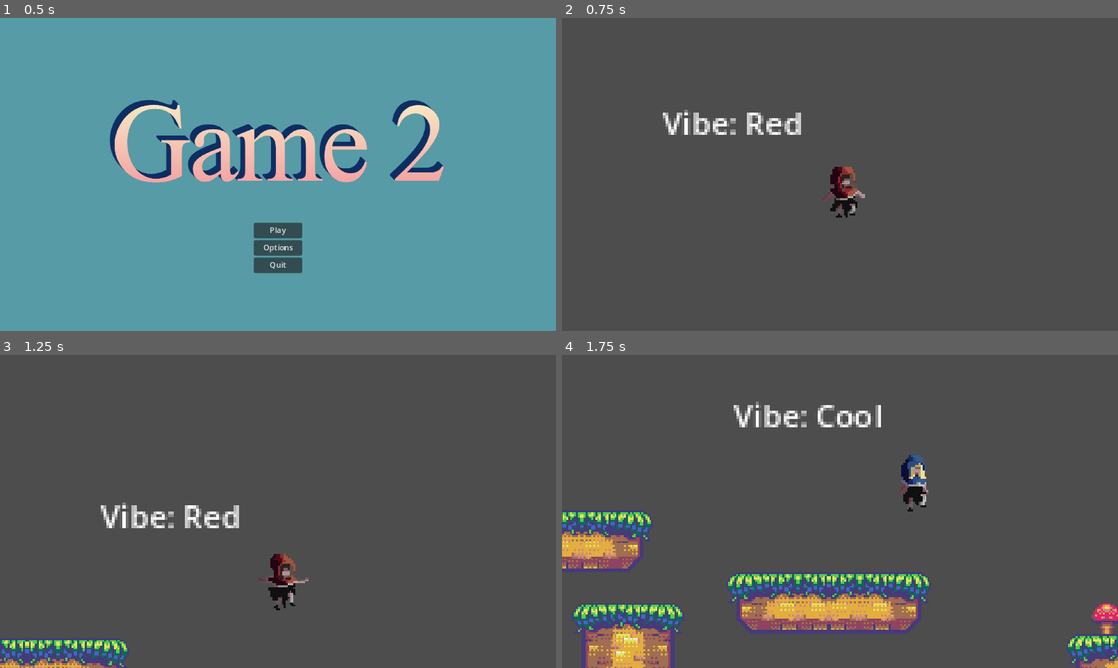
Above: before the commit, frames 1-4 (two rows, left to right).
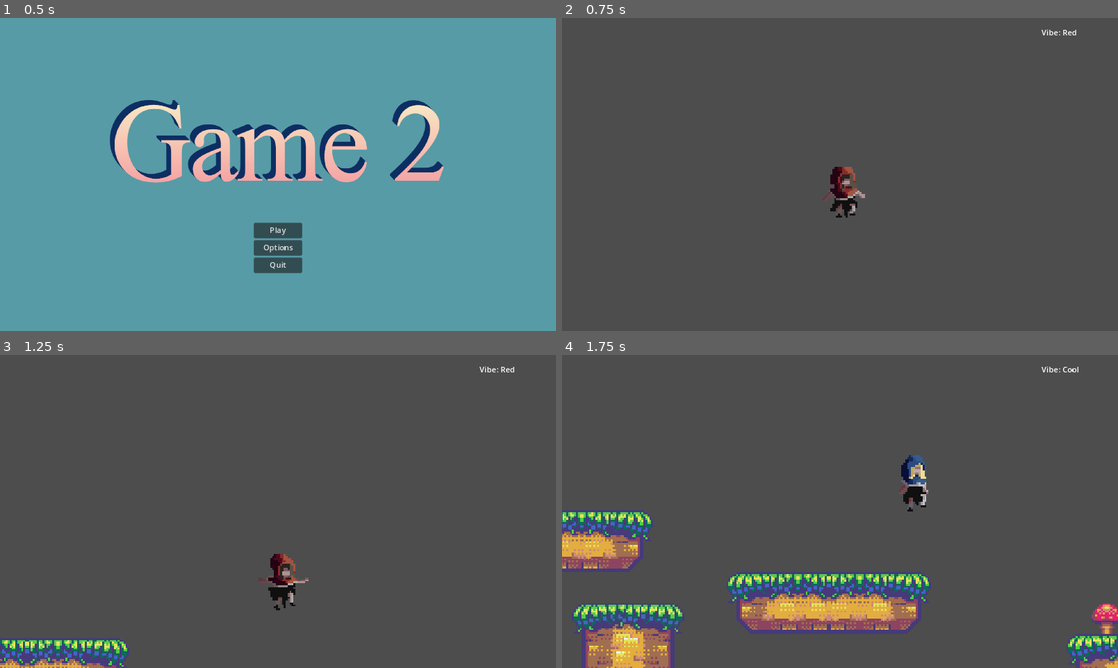
Above: after the commit, the same moments.

Repository: DanielOaks/game2
Game: Godot game, scene res://scenes/MainMenu.tscn
The game is run twice, just before and just after one commit, with the same random seed, the same clock (stepped at 60 frames per second) and the same inputs.
Inputs:
- Up to frame 1 (0.5 s): no input
- Up to frame 2 (0.75 s): click "Play" at 0.5 s
- Up to frame 3 (1.25 s): no input
- Up to frame 4 (1.75 s): hold D (right) from 1.28 s (still down); tap . (next_vibe) at 1.35 s; tap Space (jump) at 1.52 s

Frame 1 is identical in both runs. In frame 2, 1.0% of the frame differs, in the area x 18-93%, y 3-38%; in frame 3, 1.0%; in frame 4, 1.0%, in the area x 30-93%, y 3-24%.

Commit message:
Add Warm Ice and UI scene

Diff:
--- /dev/null
+++ b/assets/game2/vibes/warm_ice.tres
@@ -0,0 +1,7 @@
+[gd_resource type="Resource" script_class="Vibe" load_steps=2 format=3 uid="uid://cb876jtcr7hyc"]
+
+[ext_resource type="Script" path="res://assets/game2/vibes/Vibe.gd" id="1_2avcy"]
+
+[resource]
+script = ExtResource("1_2avcy")
+name = "Warm ice"
--- a/scenes/Characters/Player2DS.tscn
+++ b/scenes/Characters/Player2DS.tscn
@@ -1,6 +1,6 @@
 [gd_scene load_steps=82 format=3 uid="uid://d2dxe6duwx2n4"]
 
-[ext_resource type="Script" path="res://scenes/Characters/Player2DS.gd" id="1_wb35k"]
+[ext_resource type="Script" path="res://scenes/characters/Player2DS.gd" id="1_wb35k"]
 [ext_resource type="Texture2D" uid="uid://b8homtiindmv3" path="res://assets/red-hood-character/idle sheet-Sheet.png" id="2_1gy65"]
 [ext_resource type="Shader" path="res://shaders/paletteSwap.gdshader" id="2_s2k6u"]
 [ext_resource type="Texture2D" uid="uid://nrar4seksyh0" path="res://assets/red-hood-character/itch jump sheet-Sheet.png" id="3_e7v68"]
--- a/scenes/ExampleSideScroll.tscn
+++ b/scenes/ExampleSideScroll.tscn
@@ -1,8 +1,8 @@
 [gd_scene load_steps=6 format=3 uid="uid://knk7nvdpus7o"]
 
 [ext_resource type="Texture2D" uid="uid://1vmpowkruim6" path="res://assets/generic-platformer-tiles/generic_platformer_tiles.png" id="1_dgetb"]
-[ext_resource type="PackedScene" uid="uid://d2dxe6duwx2n4" path="res://scenes/Characters/Player2DS.tscn" id="2_gnkco"]
-[ext_resource type="Script" path="res://scenes/VibeShower.gd" id="3_8o3gp"]
+[ext_resource type="PackedScene" uid="uid://d2dxe6duwx2n4" path="res://scenes/characters/Player2DS.tscn" id="2_gnkco"]
+[ext_resource type="PackedScene" uid="uid://dqov77x6i66vu" path="res://scenes/overlays/UI2DS.tscn" id="3_1rs52"]
 
 [sub_resource type="TileSetAtlasSource" id="TileSetAtlasSource_sxxq5"]
 texture = ExtResource("1_dgetb")
@@ -1273,10 +1273,4 @@
 drag_horizontal_enabled = true
 drag_vertical_enabled = true
 
-[node name="VibeShower" type="Label" parent="Camera2D"]
-offset_left = -92.0
-offset_top = -47.0
-offset_right = -52.0
-offset_bottom = -21.0
-text = "Vibe:"
-script = ExtResource("3_8o3gp")
+[node name="UI" parent="." instance=ExtResource("3_1rs52")]
--- a/scenes/data/GameData.gd
+++ b/scenes/data/GameData.gd
@@ -6,6 +6,7 @@
 	preload("res://assets/game2/vibes/red.tres"),
 	preload("res://assets/game2/vibes/cool.tres"),
 	preload("res://assets/game2/vibes/kawaii.tres"),
+	preload("res://assets/game2/vibes/warm_ice.tres"),
 ]
 
 var current_vibe_i: int = 0
--- /dev/null
+++ b/scenes/overlays/UI2DS.tscn
@@ -0,0 +1,13 @@
+[gd_scene load_steps=2 format=3 uid="uid://dqov77x6i66vu"]
+
+[ext_resource type="Script" path="res://scenes/VibeShower.gd" id="1_yxttn"]
+
+[node name="CanvasLayer" type="CanvasLayer"]
+
+[node name="VibeShower" type="Label" parent="."]
+offset_left = 994.0
+offset_top = 18.0
+offset_right = 1034.0
+offset_bottom = 44.0
+text = "Vibe:"
+script = ExtResource("1_yxttn")
Binary file changed: assets/game2/red-hood-character-palettes.aseprite
Binary file changed: assets/game2/red-hood-character-palettes.png
